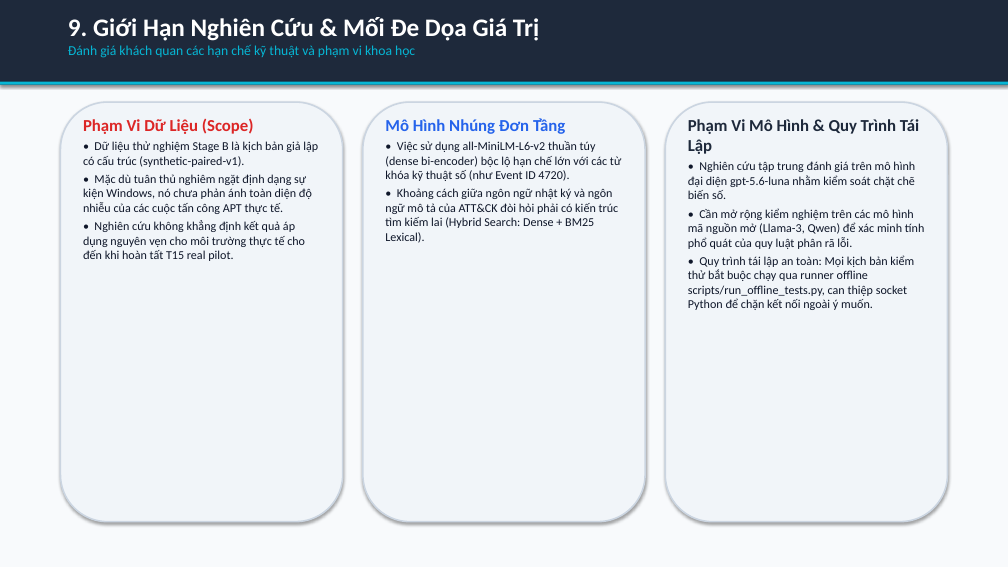
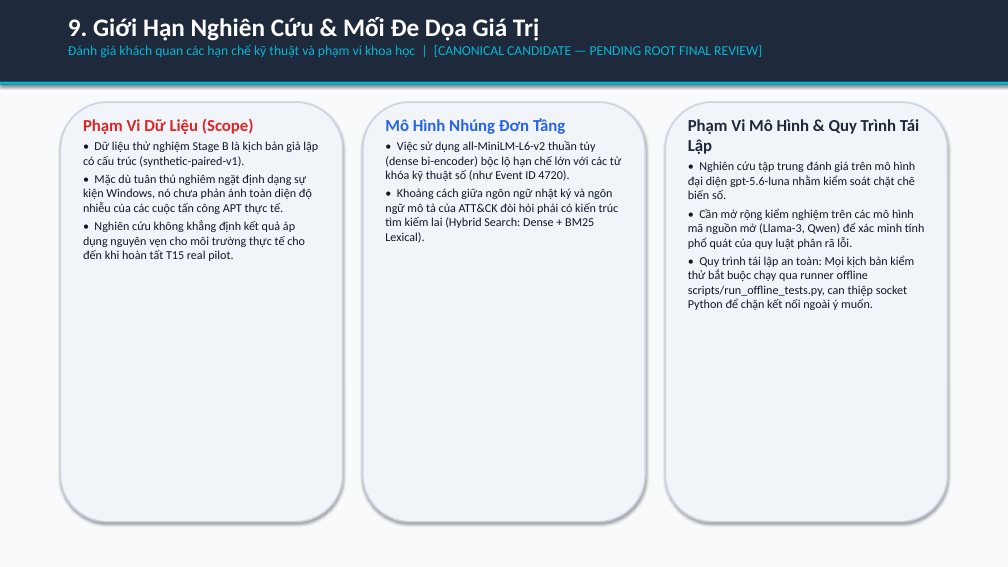
Before and after one commit to habachcp6/RAG2ATTCK, a slide deck: slide 10 of docs/presentation/slides.pptx. Drawn at 1008x567 pixels with LibreOffice and Linux fonts; fonts in the diff are those of the drawing. Boxes give left, top, right and bottom in pixels: in the first picture for what was removed or moved away, otherwise in the second. Text is boxed around its words. In the diff, an @@ line names an element or a change of style, - is before the commit and + after.

```diff
--- a/docs/presentation/slides.pptx
+++ b/docs/presentation/slides.pptx
@@ text at [68, 45, 762, 58]: text changed @@
-Đánh giá khách quan các hạn chế kỹ thuật và phạm vi khoa học
+Đánh giá khách quan các hạn chế kỹ thuật và phạm vi khoa học | [CANONICAL CANDIDATE — PENDING ROOT FINAL REVIEW]
```
Also in this commit, not shown: 11 other slides changed, 23 other files.
